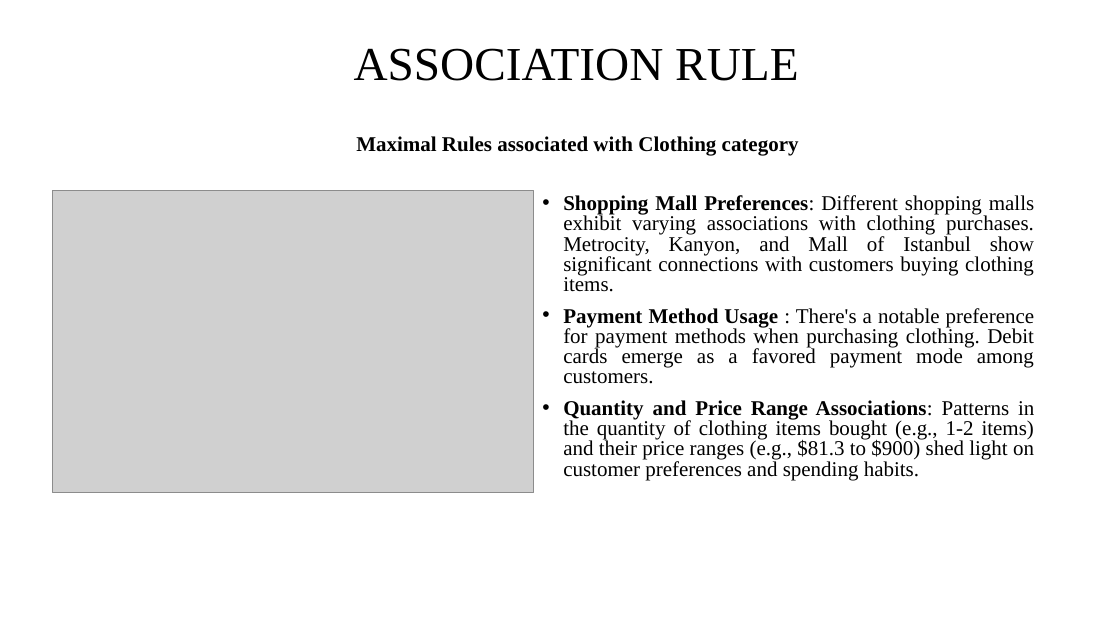
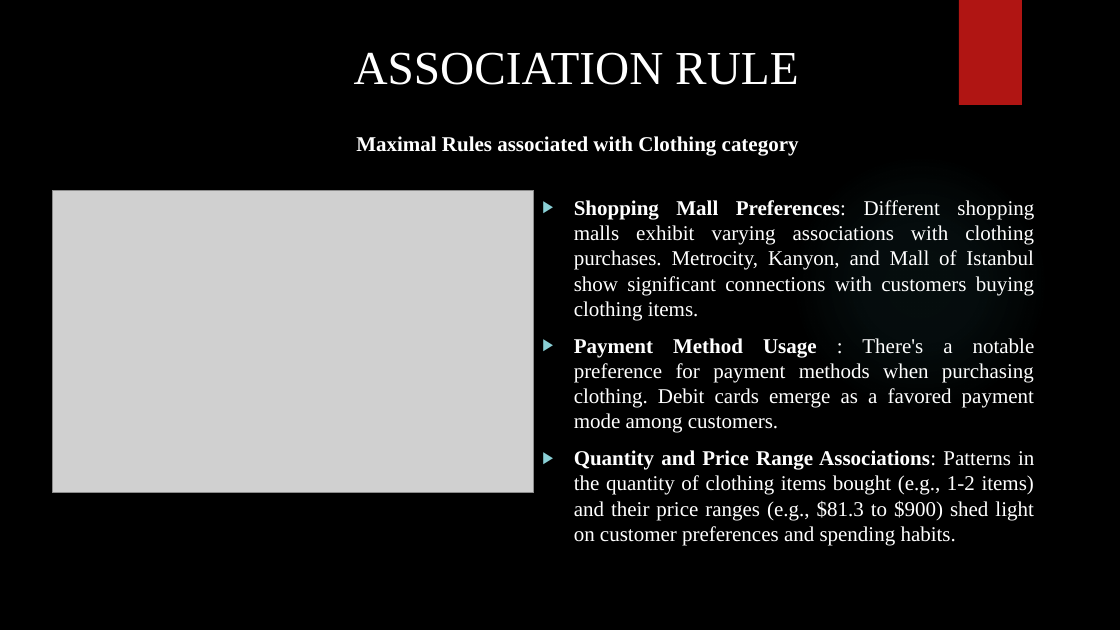
Before and after one commit to Jothish21/Data-Mining-Project-Group4, a slide deck: slide 5 of Group4-Presentation.pptx. Drawn at 1120x630 pixels with LibreOffice and Linux fonts; fonts in the diff are those of the drawing; grey boxes stand for pictures; background and template pictures are left out. Boxes give left, top, right and bottom in pixels: in the first picture for what was removed or moved away, otherwise in the second. Text is boxed around its words. In the diff, an @@ line names an element or a change of style, - is before the commit and + after.

```diff
--- a/Group4-Presentation.pptx
+++ b/Group4-Presentation.pptx
@@ background #FFFFFF to picture (left out) @@
@@ rectangle added at (x1=959, y1=0, x2=1022, y2=105), fill #B01513 @@
@@ title "ASSOCIATION RULE" at (x1=354, y1=52, x2=798, y2=85): text colour #000000 to #FFFFFF; line spacing 0.9 to 1; vertical alignment middle to top @@
@@ text "Maximal Rules associated with Clothing ..." at (x1=356, y1=136, x2=799, y2=156): text colour #000000 to #FFFFFF @@
@@ ellipse added at (x1=791, y1=154, x2=1049, y2=413), fill gradient #50B9C1 @@
@@ text "Shopping Mall Preferences: Different shopping ..." at (x1=574, y1=200, x2=1035, y2=546): text colour #000000 to #FFFFFF; bullet • to ▶; line spacing 0.8 to 1 @@
```
Also in this commit, not shown: 13 other slides changed, 2 slides added, 1 slide removed, 1 other file.
